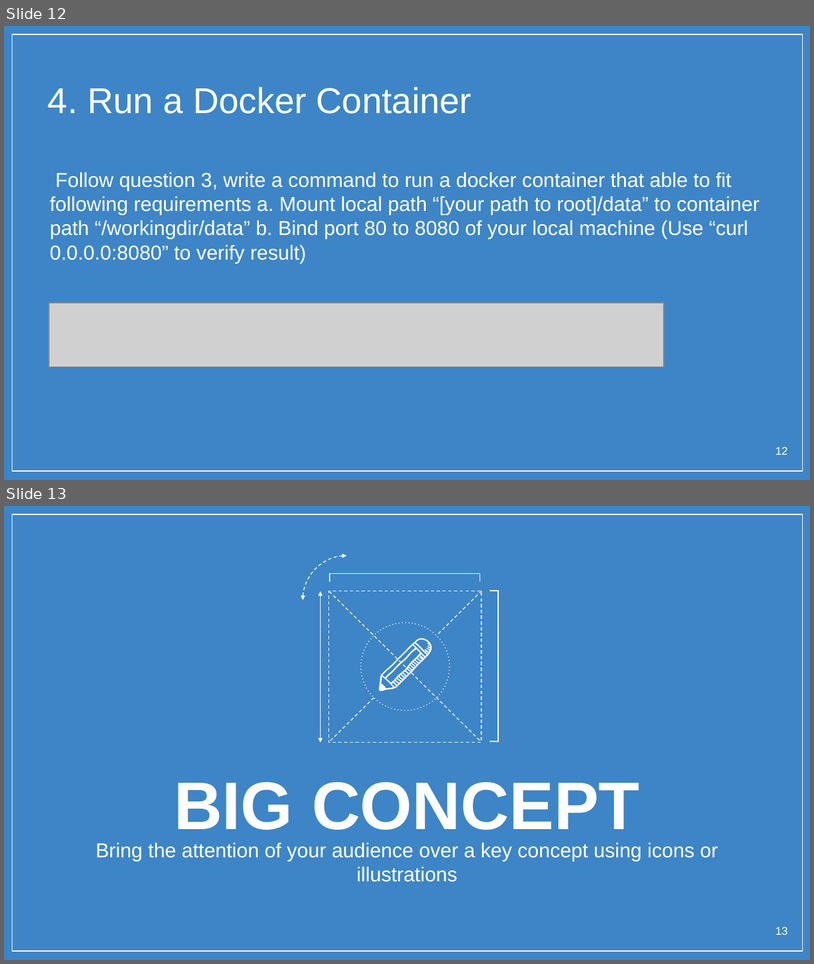
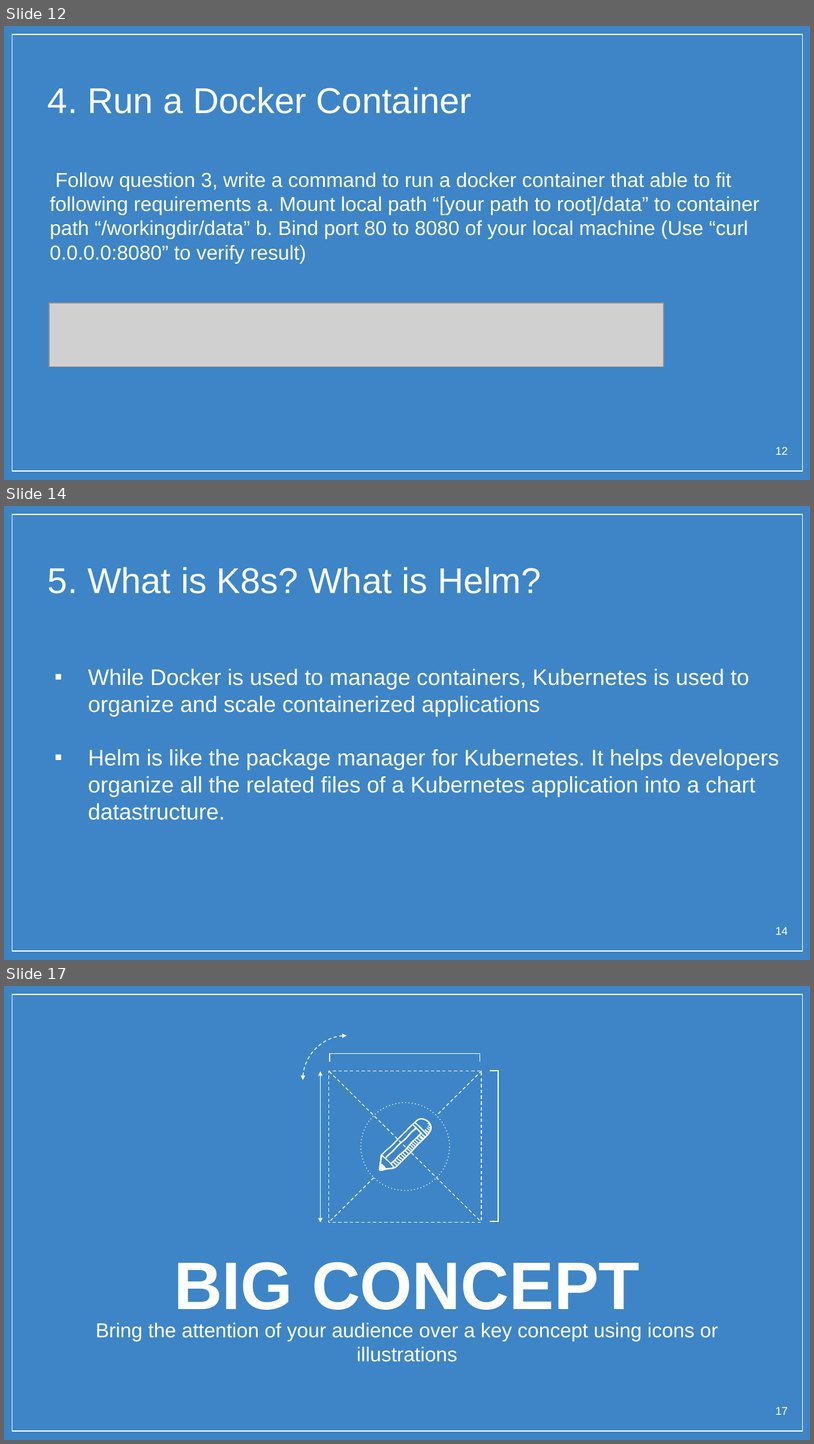
Before and after one commit to BrianChen0527/postgreSQL, a slide deck: ASUS_Docker_bootcamp/Docker Quiz.pptx. Shown one above the other, each under a label of ours: slides 12 and 13 before the commit, slides 12, 14 and 17 after it; the slides between them are not shown. The pictures are 814x964 and 814x1444 pixels, drawn with LibreOffice and Linux fonts; fonts in the diff are those of the drawing; grey boxes stand for pictures; background and template pictures are left out. Boxes give left, top, right and bottom in pixels: in the first picture for what was removed or moved away, otherwise in the second. Text is boxed around its words. In the diff, an @@ line names an element or a change of style, - is before the commit and + after.

Commit message:
working on Kubernetes

```diff
--- a/ASUS_Docker_bootcamp/Docker Quiz.pptx
+++ b/ASUS_Docker_bootcamp/Docker Quiz.pptx
@@ slide 14 added at [4,506,810,960], background picture (left out); not listed: 1 template element that a slide beside it also shows @@
@@ title added at [48,567,542,594], 32 pt, text #FFFFFF @@
+5. What is K8s? What is Helm?
@@ text added at [88,669,780,820], 20 pt, text #FFFFFF @@
+▪ While Docker is used to manage containers, Kubernetes is used to organize and scale containerized applications
+▪ Helm is like the package manager for Kubernetes. It helps developers organize all the related files of a Kubernetes application into a chart datastructure.
@@ page number added at [776,927,788,934], 10 pt, text #FFFFFF @@
+14
@@ what was slide 13 is now slide 17 @@
@@ page number at [776,1407,788,1414]: text changed @@
-13
+17
```
Also in this commit, not shown: 5 slides changed, 3 other slides added.
